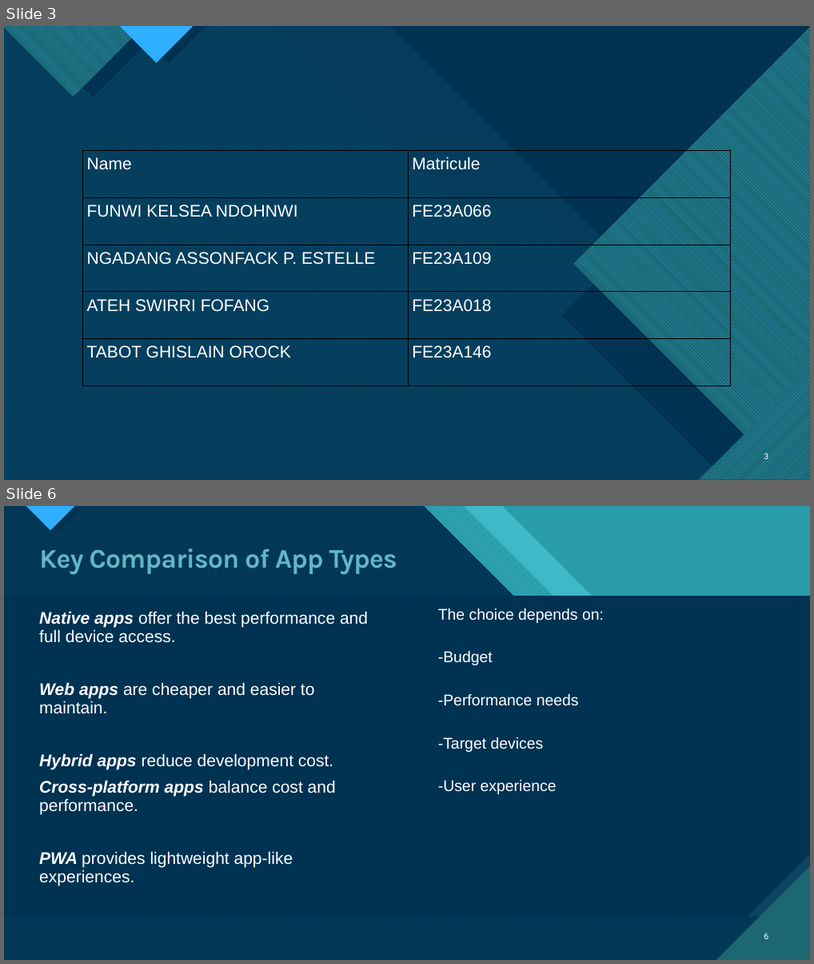
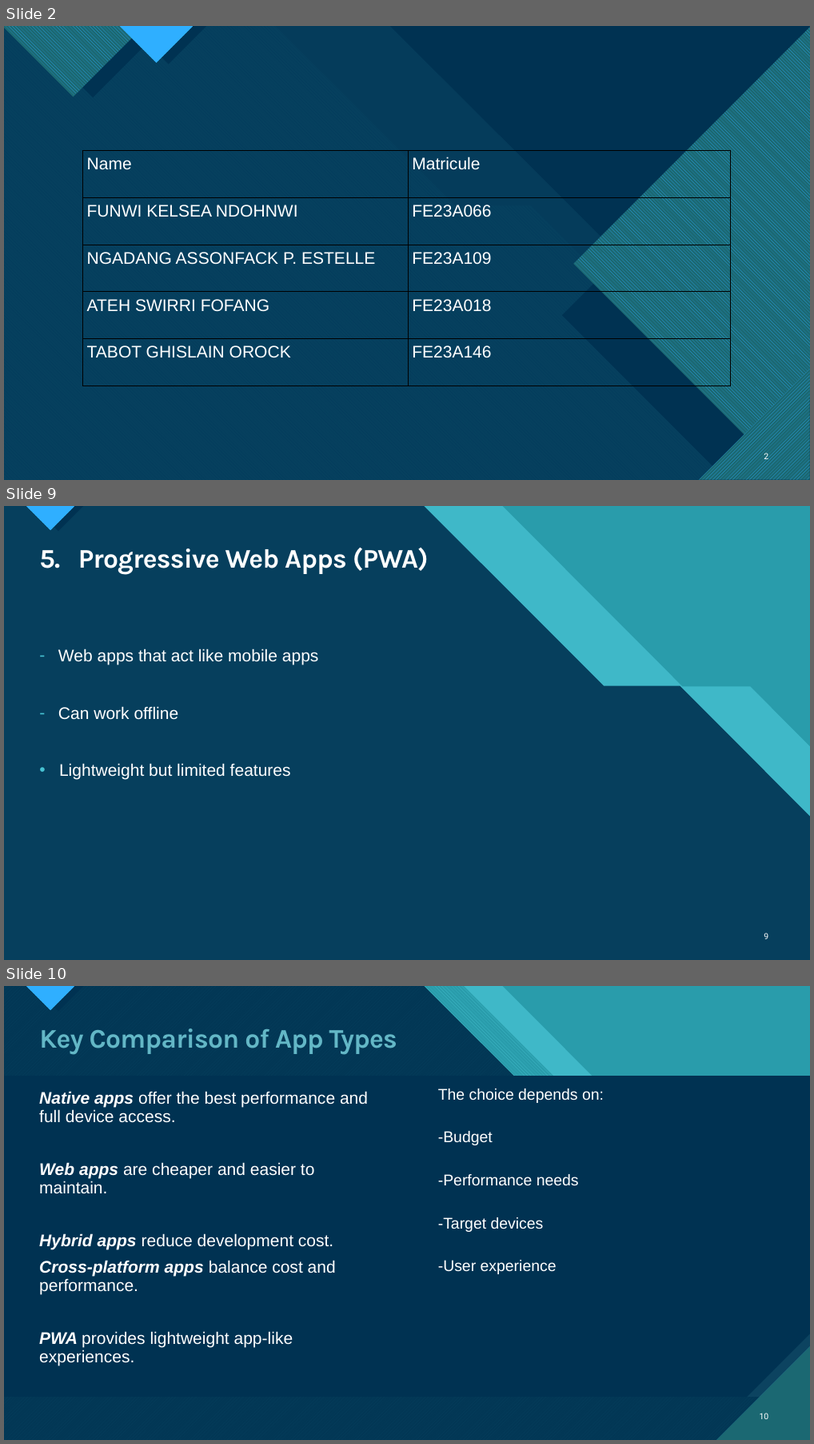
Before and after one commit to kelseafunwi/Group11SchoolWork, a slide deck: Task 1/Task 1 Mobile App Development.pptx. Shown one above the other, each under a label of ours: slides 3 and 6 before the commit, slides 2, 9 and 10 after it; the slides between them are not shown. The pictures are 814x964 and 814x1444 pixels, drawn with LibreOffice and Linux fonts; fonts in the diff are those of the drawing. Boxes give left, top, right and bottom in pixels: in the first picture for what was removed or moved away, otherwise in the second. Text is boxed around its words. In the diff, an @@ line names an element or a change of style, - is before the commit and + after.

```diff
--- a/Task 1/Task 1 Mobile App Development.pptx
+++ b/Task 1/Task 1 Mobile App Development.pptx
@@ slide 9 added at (4,506,810,960), background #47C3D3; not listed: 14 template elements that a slide beside it also shows @@
@@ title added at (39,548,429,575), 32 pt, text #FFFFFF, bold @@
+5. Progressive Web Apps (PWA)
@@ text added at (58,648,319,780), 20 pt, text #FFFFFF @@
+– Web apps that act like mobile apps
+– Can work offline
+• Lightweight but limited features
@@ page number added at (764,932,769,939), 10 pt, text #FFFFFF @@
+9
@@ what was slide 3 is now slide 2 @@
@@ what was slide 6 is now slide 10 @@
@@ page number at (760,1412,770,1419): text changed @@
-6
+10
```
Also in this commit, not shown: 5 slides changed, 10 other slides added, 1 slide removed.
